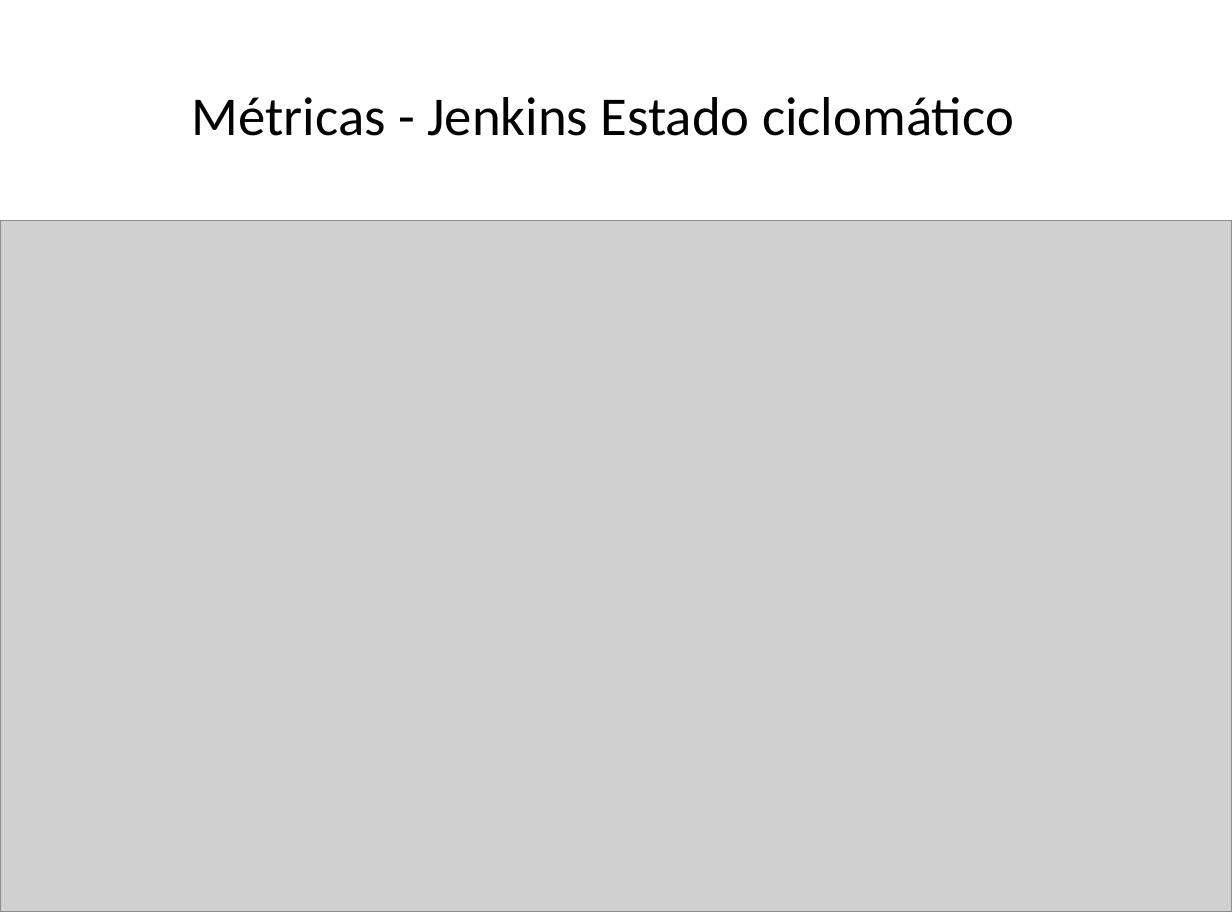
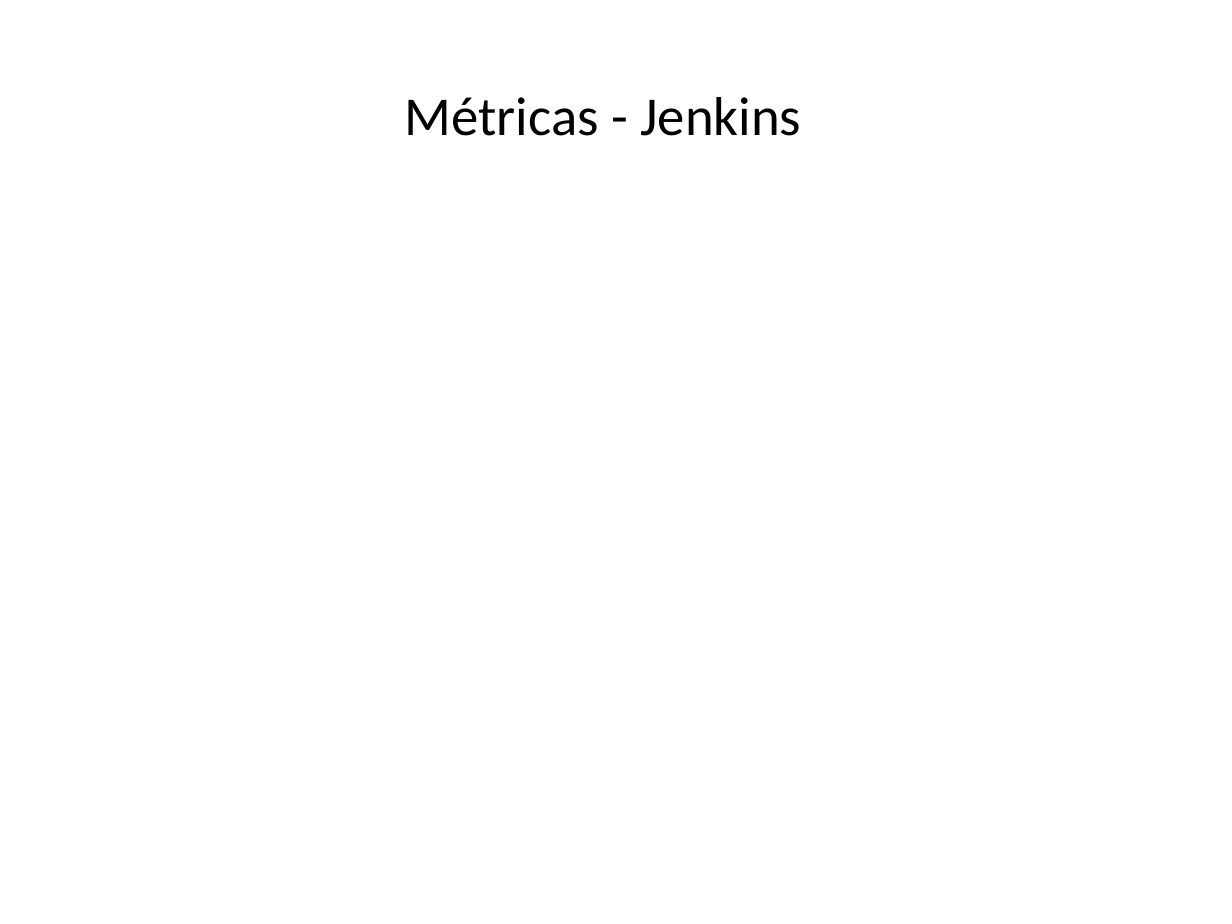
Before and after one commit to AjudeMais/ajudeMais-Projeto, a slide deck: slide 8 of Projeto-AjudeMais/002-Acompanhamento/Iteracao-03/ADR - apresentacao de resultados-IT03.pptx (slide 10 before the commit). Drawn at 1232x924 pixels with LibreOffice and Linux fonts; fonts in the diff are those of the drawing; grey boxes stand for pictures. Boxes give left, top, right and bottom in pixels: in the first picture for what was removed or moved away, otherwise in the second. Text is boxed around its words. In the diff, an @@ line names an element or a change of style, - is before the commit and + after.

```diff
--- a/Projeto-AjudeMais/002-Acompanhamento/Iteracao-03/ADR - apresentacao de resultados-IT03.pptx
+++ b/Projeto-AjudeMais/002-Acompanhamento/Iteracao-03/ADR - apresentacao de resultados-IT03.pptx
@@ text at [405, 97, 801, 136]: text changed @@
-Métricas - Jenkins Estado ciclomático
+Métricas - Jenkins
@@ picture removed at [0, 221, 1232, 912] @@
```
Also in this commit, not shown: 4 other slides changed, 2 slides removed, 6 other files.
